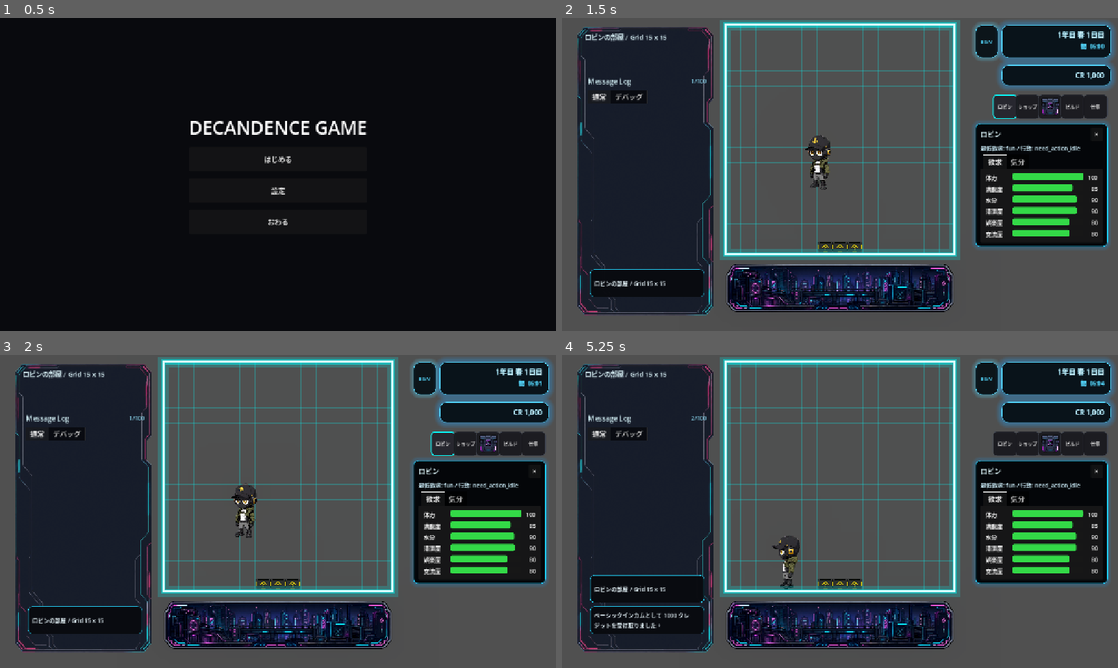
Above: before the commit, frames 1-4 (two rows, left to right).
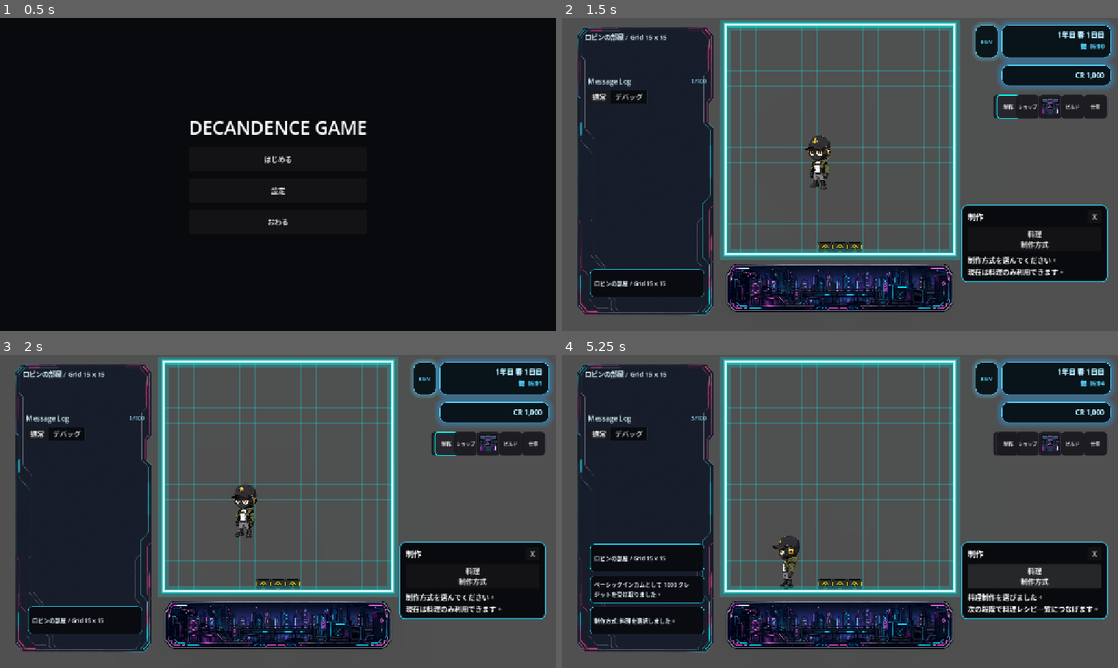
Above: after the commit, the same moments.

Repository: grimoire1089-coder/optimistic
Game: Godot game, scene res://Scenes/Boot/TitleScene.tscn
Two runs of this game, one before a commit and one after it. Both use one fixed random seed, a clock stepped at 60 frames per second and the inputs below. Sound files missing from this copy of the repository are replaced by a short silence.
Inputs (mouse positions are in pixels of both pictures, inside the frame that each line leads up to):
- Up to frame 1 (0.5 s): no input
- Up to frame 2 (1.5 s): click "はじめる" at 0.5 s; click (1006, 105) at 1.25 s, where only the run after the commit has a clickable "制作"
- Up to frame 3 (2 s): no input
- Up to frame 4 (5.25 s): click "BGM" at 2 s; click "OFF" at 2.75 s; click "×" (after the commit: "X") at 3.5 s; click "ロビン" at 4.25 s; click (1034, 577) at 5 s, where only the run after the commit has a clickable "料理 制作方式"

Frame 1 is identical in both runs. In frame 2, 11% of the frame differs, in the area x 71-99%, y 24-85%; in frame 3, 11%; in frame 4, 14%, in the area x 5-99%, y 19-90%.

Commit message:
Connect craft button and menu to main scene

Diff:
--- a/Scenes/Main/MainScene.tscn
+++ b/Scenes/Main/MainScene.tscn
@@ -20,6 +20,8 @@
 [ext_resource type="PackedScene" path="res://Scenes/UI/HUD/MessageLogPanel.tscn" id="17_message_log"]
 [ext_resource type="Texture2D" uid="uid://c3alnt1qvimm6" path="res://Assets/UI/Parts/Background_panel_001.png" id="18_left_panel_bg"]
 [ext_resource type="PackedScene" path="res://Scenes/UI/HUD/RobinHudButton.tscn" id="19_robin_hud_button"]
+[ext_resource type="PackedScene" path="res://Scenes/UI/HUD/CraftButton.tscn" id="20_craft_button"]
+[ext_resource type="PackedScene" path="res://Scenes/UI/HUD/ProductionMenu.tscn" id="21_production_menu"]
 
 [sub_resource type="Environment" id="Environment_ctt6t"]
 glow_enabled = true
@@ -73,7 +75,7 @@
 offset_bottom = 60.0
 theme_override_colors/font_color = Color(0.88, 0.98, 1, 1)
 theme_override_font_sizes/font_size = 15
-text = "ロビンの部屋 / Grid 15 x 15"
+text = "Robin Room / Grid 15 x 15"
 
 [node name="MessageLogPanel" parent="CanvasLayer" unique_id=2086590989 instance=ExtResource("17_message_log")]
 
@@ -87,10 +89,14 @@
 
 [node name="ShopMenu" parent="CanvasLayer" unique_id=1933516205 instance=ExtResource("15_shop_menu")]
 
+[node name="CraftMenu" parent="CanvasLayer" instance=ExtResource("21_production_menu")]
+
 [node name="InventoryUI" parent="CanvasLayer" unique_id=520989565 instance=ExtResource("10_inventory_ui")]
 anchors_preset = 8
 
 [node name="RobinHudButton" parent="CanvasLayer" unique_id=109920417 instance=ExtResource("19_robin_hud_button")]
+
+[node name="CraftButton" parent="CanvasLayer" instance=ExtResource("20_craft_button")]
 
 [node name="ShopButton" parent="CanvasLayer" unique_id=2139128007 instance=ExtResource("14_shop_button")]
 
